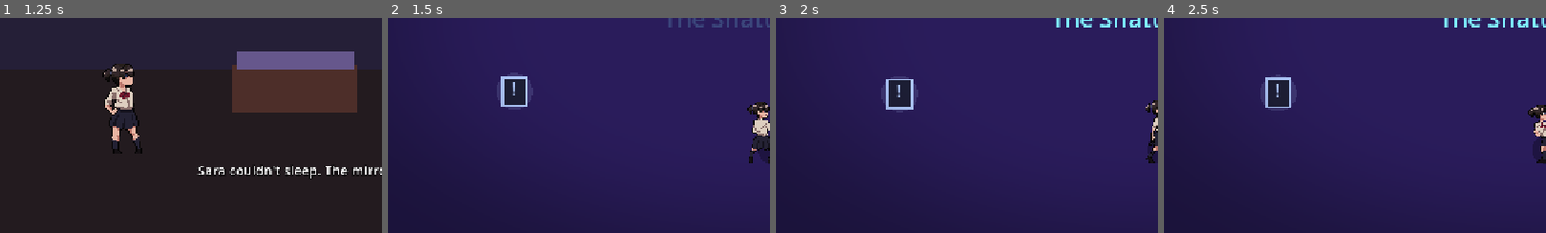
Above: before the commit, frames 1-4 (left to right).
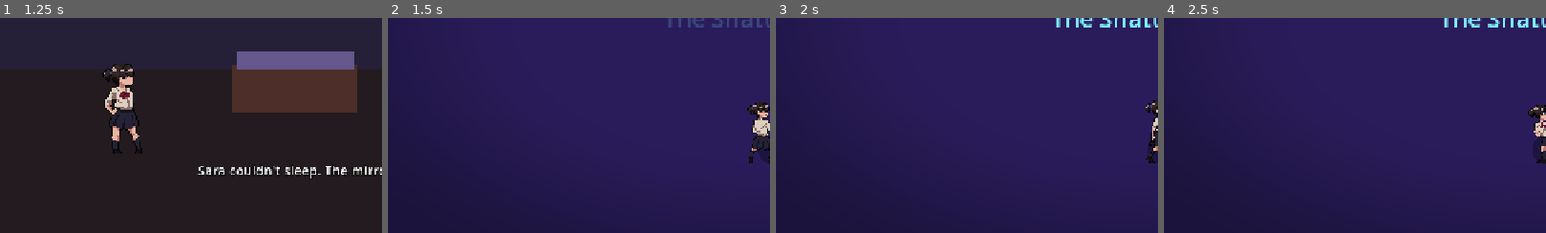
Above: after the commit, the same moments.

Repository: Abdulla5w5/saras-mirror
Game: Godot game, scene res://ui/MainMenu.tscn
The game is run twice, just before and just after one commit, with the same random seed, the same clock (stepped at 60 frames per second) and the same inputs.
Inputs (mouse positions are % of the whole screen's width and height, from its top left):
- Up to frame 1 (1.25 s): click "New Game" at 0.5 s
- Up to frame 2 (1.5 s): move the mouse to (72, 45) at 1.27 s; hold D (move_right) from 1.28 s (still down); tap J (attack) at 1.35 s; click (72, 45) at 1.42 s
- Up to frame 3 (2 s): keep holding D (move_right); tap Space at 1.52 s
- Up to frame 4 (2.5 s): release D (move_right) at 2 s; drag from (30, 55) to (16, 67) at 2.02 s
The pictures show only the part of the screen within x 0-50%, y 50-100%; the shares and areas given below are measured in that part.

Frame 1 is identical in both runs. In frame 2, 1.2% of the frame differs, in the area x 28-38%, y 25-43%; in frame 3, 1.2%; in frame 4, 1.1%.

Commit message:
Remove the '!' info signs
Co-Authored-By: Claude Opus 4.8 <noreply@anthropic.com>

Diff:
--- a/systems/LevelBase.gd
+++ b/systems/LevelBase.gd
@@ -207,6 +207,8 @@
 	return p
 
 func spawn_sign(pos: Vector2, lines: Array, label := "?") -> Sign:
+	if label == "!":
+		return null            # "!" info boxes removed — felt useless
 	var s := Sign.new()
 	s.lines = lines
 	s.label_text = label
